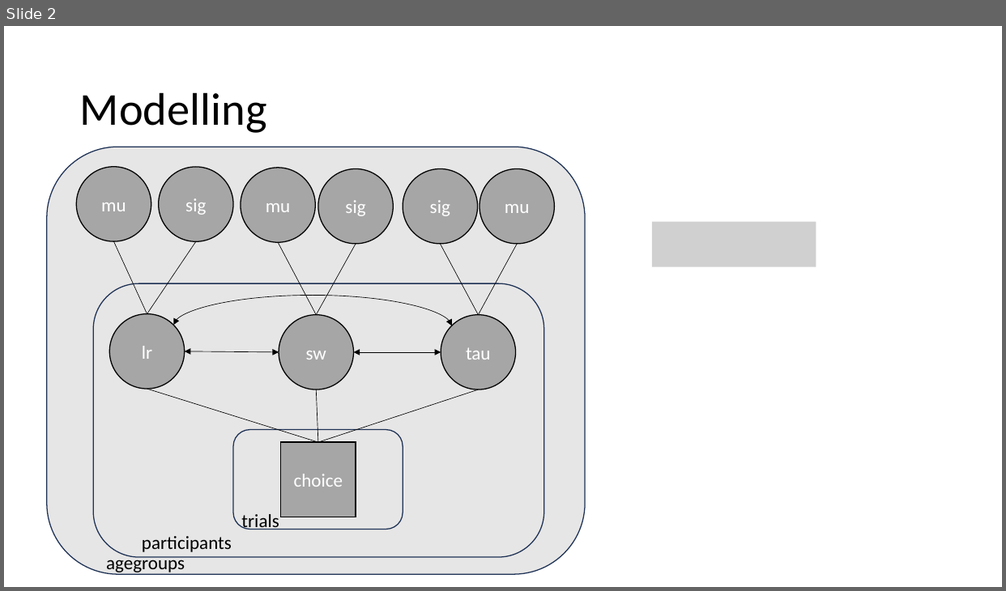
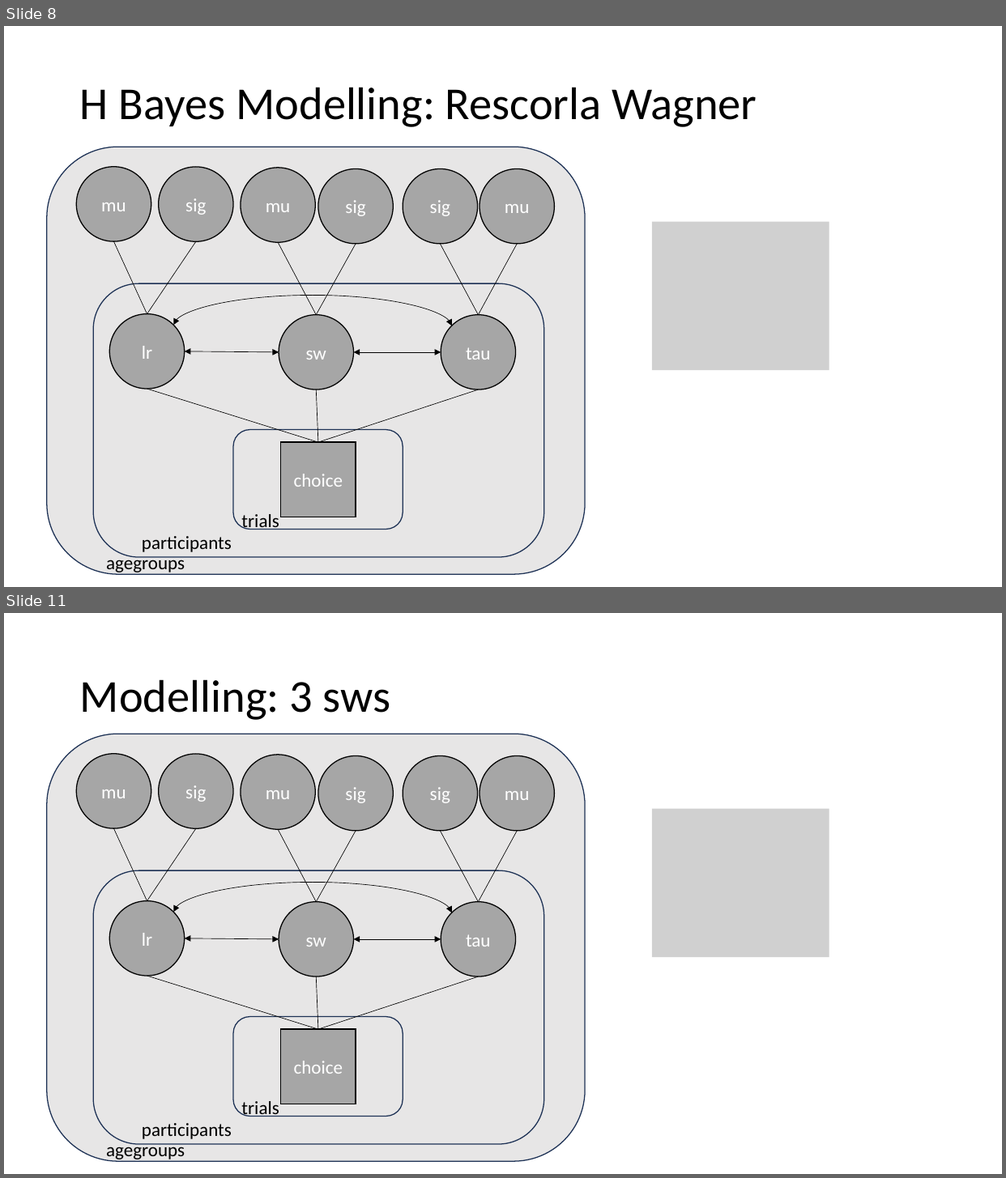
Before and after one commit to NomisCiri/social_explore_adolescents, a slide deck: Instructions/Presentation1.pptx. Shown one above the other, each under a label of ours: slide 2 before the commit, slides 8 and 11 after it; the slides between them are not shown. The pictures are 1006x591 and 1006x1178 pixels, drawn with LibreOffice and Linux fonts; fonts in the diff are those of the drawing; grey boxes stand for pictures. Boxes give left, top, right and bottom in pixels: in the first picture for what was removed or moved away, otherwise in the second. Text is boxed around its words. In the diff, an @@ line names an element or a change of style, - is before the commit and + after.

```diff
--- a/Instructions/Presentation1.pptx
+++ b/Instructions/Presentation1.pptx
@@ slide 11 added at box(4, 613, 1002, 1174), background #FFFFFF @@
@@ title added at box(80, 679, 391, 720), 44 pt, text #000000 @@
+Modelling: 3 sws
@@ rounded rectangle added at box(47, 734, 585, 1161), fill #E7E6E6, outline #1E3256 1 pt @@
@@ ellipse added at box(77, 754, 151, 828), fill #A6A6A6, outline #000000 1 pt, 18 pt, text #FFFFFF @@
+mu
@@ ellipse added at box(158, 754, 233, 828), fill #A6A6A6, outline #000000 1 pt, 18 pt, text #FFFFFF @@
+sig
@@ ellipse added at box(241, 755, 315, 829), fill #A6A6A6, outline #000000 1 pt, 18 pt, text #FFFFFF @@
+mu
@@ ellipse added at box(318, 756, 394, 831), fill #A6A6A6, outline #000000 1 pt, 18 pt, text #FFFFFF @@
+sig
@@ ellipse added at box(403, 756, 478, 831), fill #A6A6A6, outline #000000 1 pt, 18 pt, text #FFFFFF @@
+sig
@@ ellipse added at box(479, 756, 554, 831), fill #A6A6A6, outline #000000 1 pt, 18 pt, text #FFFFFF @@
+mu
@@ line added from (114, 828) to (147, 901), #000000 0.5 pt @@
@@ line added from (196, 828) to (147, 901), #000000 0.5 pt @@
@@ line added from (278, 829) to (316, 902), #000000 0.5 pt @@
@@ line added from (356, 831) to (316, 902), #000000 0.5 pt @@
@@ line added from (441, 831) to (479, 902), #000000 0.5 pt @@
@@ line added from (517, 831) to (479, 902), #000000 0.5 pt @@
@@ picture added at box(652, 809, 829, 958) @@
@@ rounded rectangle added at box(93, 871, 543, 1144), fill #E7E6E6, outline #1E3256 1 pt @@
@@ ellipse added at box(109, 901, 185, 976), fill #A6A6A6, outline #000000 1 pt, 18 pt, text #FFFFFF @@
+lr
@@ curved double arrow added from (173, 913) to (452, 914), #000000 0.5 pt @@
@@ ellipse added at box(279, 902, 354, 977), fill #A6A6A6, outline #000000 1 pt, 18 pt, text #FFFFFF @@
+sw
@@ ellipse added at box(441, 902, 516, 977), fill #A6A6A6, outline #000000 1 pt, 18 pt, text #FFFFFF @@
+tau
@@ double arrow added from (185, 939) to (279, 939), #000000 0.5 pt @@
@@ double arrow added from (354, 939) to (441, 939), #000000 0.5 pt @@
@@ line added from (147, 976) to (318, 1029), #000000 0.5 pt @@
@@ line added from (316, 977) to (318, 1029), #000000 0.5 pt @@
@@ line added from (479, 977) to (318, 1029), #000000 0.5 pt @@
@@ rounded rectangle added at box(233, 1017, 403, 1117), fill #E7E6E6, outline #1E3256 1 pt @@
@@ rectangle added at box(281, 1029, 356, 1104), fill #A6A6A6, outline #000000 1 pt, 18 pt, text #FFFFFF @@
+choice
@@ text added at box(241, 1101, 279, 1117), 18 pt, text #000000 @@
+trials
@@ text added at box(106, 1140, 185, 1161), 18 pt, text #000000 @@
+agegroups
@@ text added at box(142, 1123, 232, 1139), 18 pt, text #000000 @@
+participants
@@ what was slide 2 is now slide 8 @@
@@ slide 8 changed as well @@
@@ title at box(80, 87, 756, 127): text changed @@
-Modelling
+H Bayes Modelling: Rescorla Wagner
@@ picture: place and size @@
-picture at box(652, 222, 816, 268)
+picture at box(652, 222, 829, 371)
```
Also in this commit, not shown: 9 other slides added, 1 slide removed, 7 other files.
